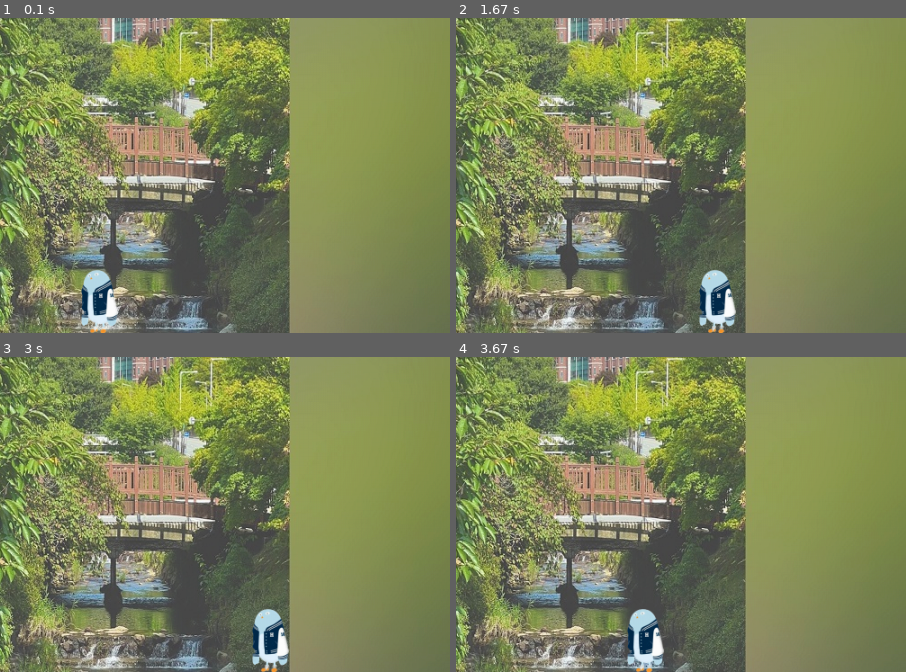
Above: before the commit, frames 1-4 (two rows, left to right).
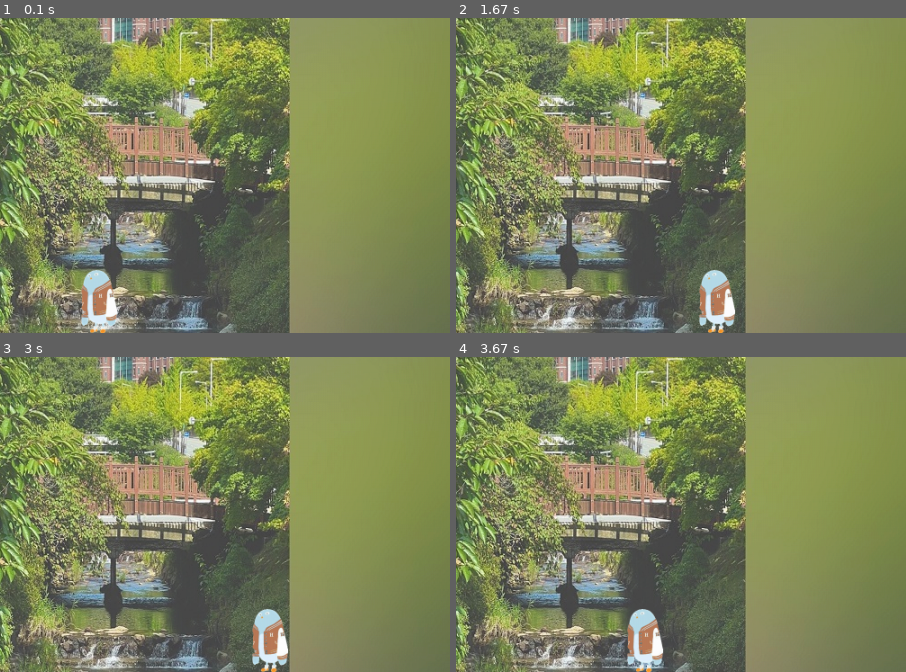
Above: after the commit, the same moments.

Repository: Burna0912/team_project
Game: pygame game, started from workspace/boo_pygame.py
Same seed, same stepped clock (60 frames per second), same inputs: the game is played once before the commit and once after it.
Inputs:
- Up to frame 1 (0.1 s): no input
- Up to frame 2 (1.67 s): hold Right 0.33-0.8 s; hold Right 0.83-1.3 s; hold Left from 1.33 s (still down)
- Up to frame 3 (3 s): release Left at 1.87 s; hold Left 1.9-2.3 s; hold Right 2.33-2.97 s
- Up to frame 4 (3.67 s): hold Left 3-3.47 s; hold Right from 3.5 s (still down)
The pictures show only the part of the screen within x 39-89%, y 50-100%; the shares and areas given below are measured in that part.

The runs differ from the first frame. In frame 1, 0.6% of the frame differs, in the area x 18-27%, y 81-100%; in frame 2, 0.6%, in the area x 54-63%, y 80-100%; in frame 3, 0.6%; in frame 4, 0.6%.

Commit message:
bracn test

Diff:
--- a/workspace/boo_pygame.py
+++ b/workspace/boo_pygame.py
@@ -1,5 +1,7 @@
 import pygame
 import random
+
+#branch : test
 
 pygame.init()
 
@@ -23,7 +25,6 @@
 BOO_brown = pygame.image.load("./../resource/images/BOO_brown.png") #갈색 부
 BOO_sky = pygame.image.load("./../resource/images/BOO_sky.png") #하늘색 부
 
-#파일경로 수정, 캐릭터 이미지 수정 및 추가 요망
 BOO_size = BOO.get_rect().size
 BOO_width = BOO_size[0]
 BOO_height = BOO_size[1]
@@ -100,7 +101,7 @@
     else:                           #시간이 끝났을 경우 좌포 -100,-100에 타이머룰 출력해 화면에 보이지 않게 함
         screen.blit(timer, (-100, -100))
 
-    screen.blit(BOO, (BOO_x_position,BOO_y_position)) #부를 화면에 출력
+    screen.blit(BOO_brown, (BOO_x_position,BOO_y_position)) #부를 화면에 출력
 
 
 
